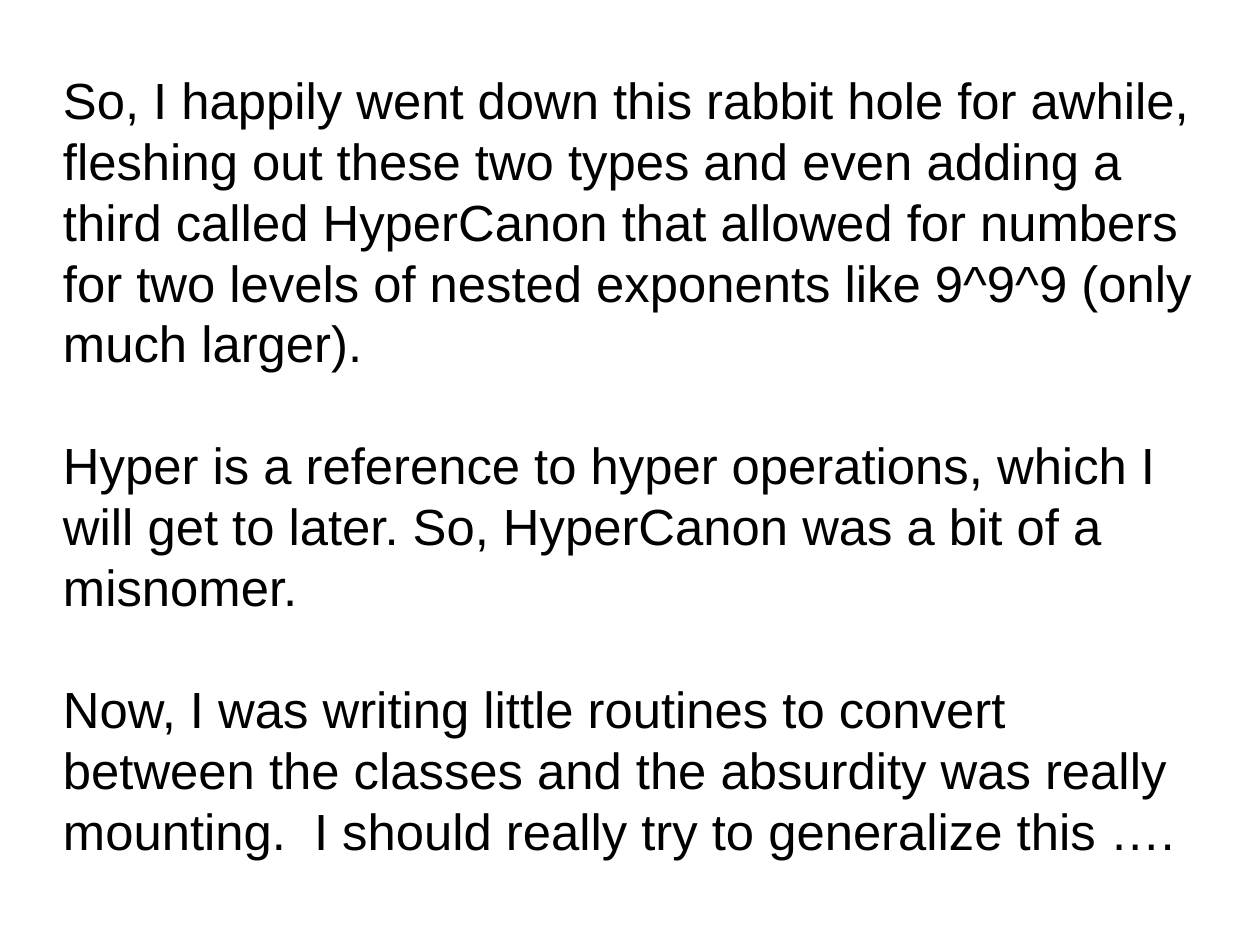
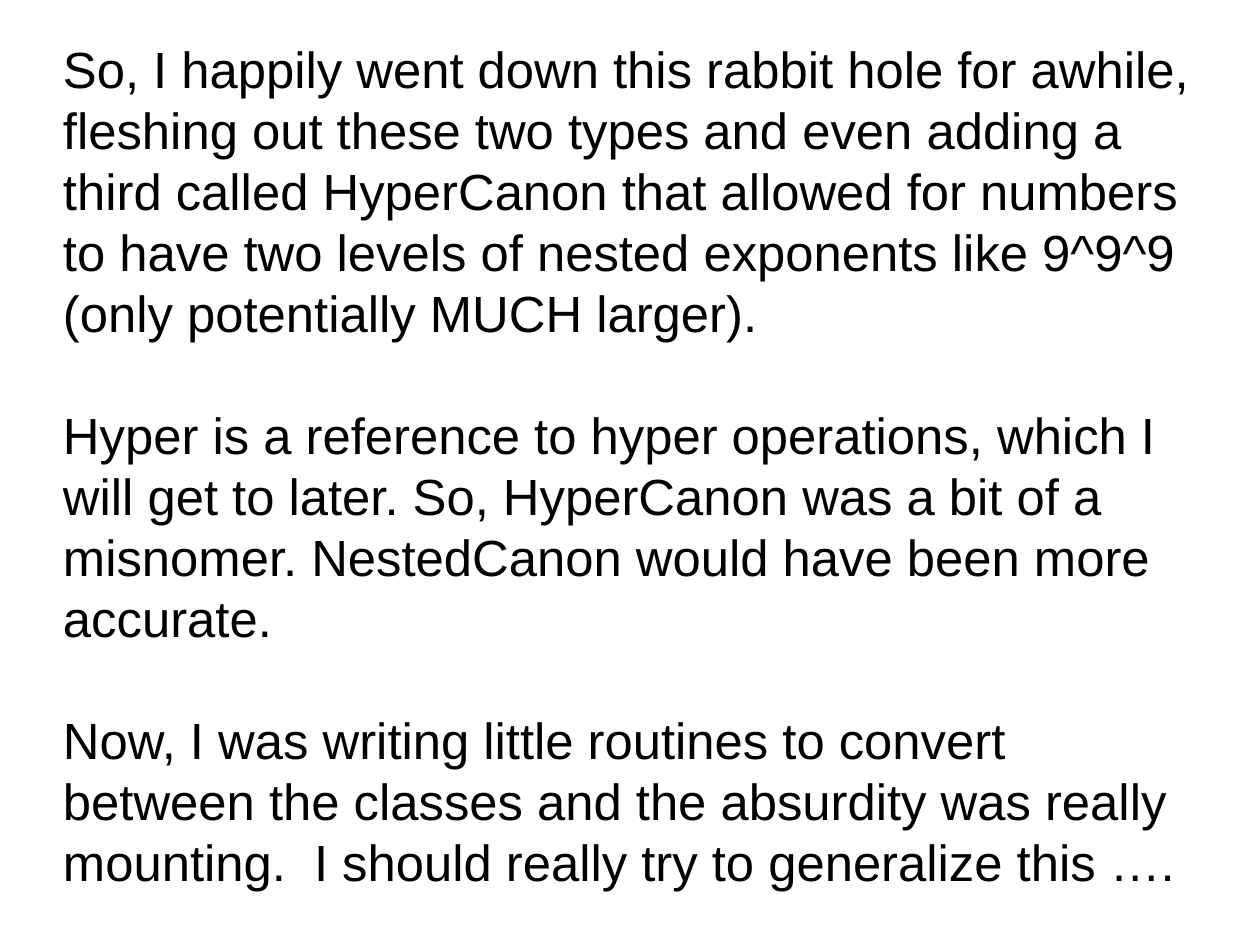
Before and after one commit to grandpascorpion/canon, a slide deck: slide 19 of goBigOrGoHome.odp (slide 18 before the commit). Drawn at 1260x945 pixels with LibreOffice and Linux fonts; fonts in the diff are those of the drawing. Boxes give left, top, right and bottom in pixels: in the first picture for what was removed or moved away, otherwise in the second. Text is boxed around its words. In the diff, an @@ line names an element or a change of style, - is before the commit and + after.

```diff
--- a/goBigOrGoHome.odp
+++ b/goBigOrGoHome.odp
@@ subtitle at (63,51,1189,638): text changed @@
-So, I happily went down this rabbit hole for awhile, fleshing out these two types and even adding a third called HyperCanon that allowed for numbers for two levels of nested exponents like 9^9^9 (only much larger).
-Hyper is a reference to hyper operations, which I will get to later. So, HyperCanon was a bit of a misnomer.
+So, I happily went down this rabbit hole for awhile, fleshing out these two types and even adding a third called HyperCanon that allowed for numbers to have two levels of nested exponents like 9^9^9 (only potentially MUCH larger).
+Hyper is a reference to hyper operations, which I will get to later. So, HyperCanon was a bit of a misnomer. NestedCanon would have been more accurate.
```
Also in this commit, not shown: 40 other slides changed, 11 slides added, 1 other file.
